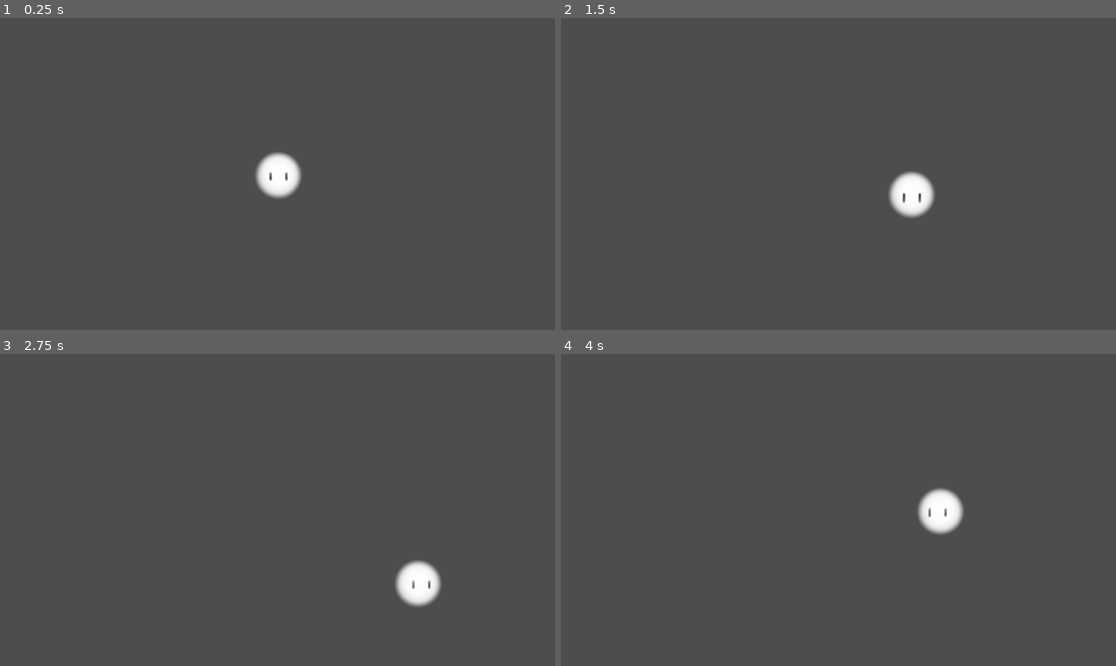
Above: before the commit, frames 1-4 (two rows, left to right).
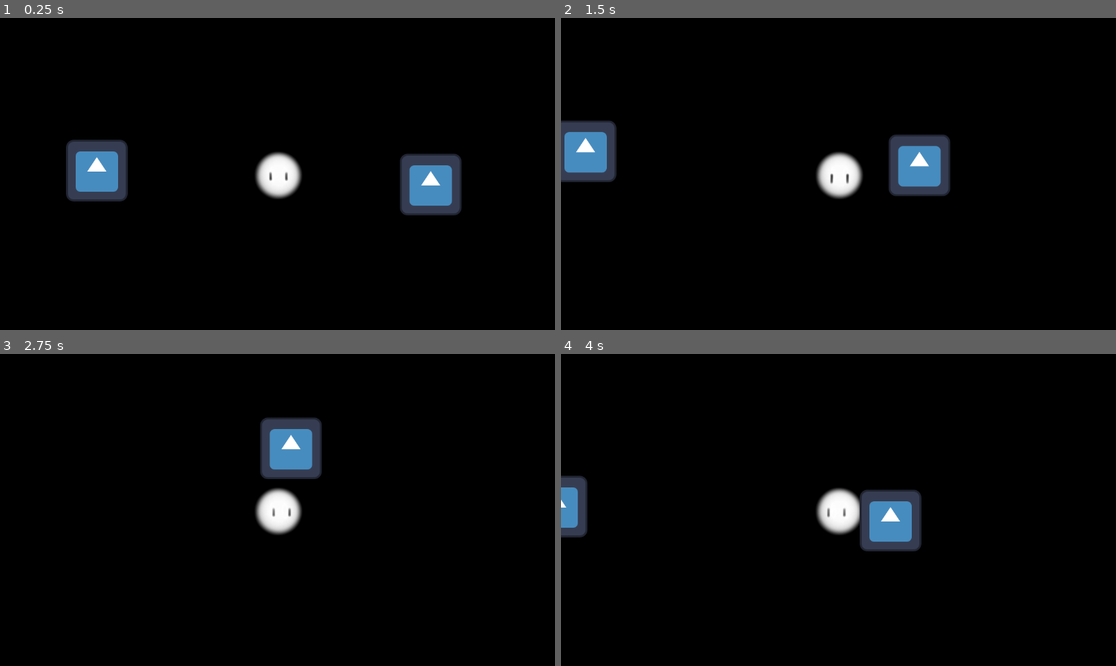
Above: after the commit, the same moments.

Repository: ldg030917/Gamejam
Game: Godot game, scene res://scenes/main.tscn
Same seed, same stepped clock (60 frames per second), same inputs: the game is played once before the commit and once after it. The engine's default icon, where the game draws it, is replaced by a stand-in: a white triangle on a blue panel in a dark square.
Inputs:
- Up to frame 1 (0.25 s): no input
- Up to frame 2 (1.5 s): tap Enter at 0.5 s; hold Right (Right) 0.53-1.28 s; hold Down (Down) from 1.28 s (still down)
- Up to frame 3 (2.75 s): release Down (Down) at 2.03 s; hold Right (Right) from 2.03 s (still down)
- Up to frame 4 (4 s): release Right (Right) at 2.78 s; hold Up (Up) 2.78-3.53 s; hold Left (Left) from 3.53 s (still down)

The runs differ from the first frame. In frame 1, 98% of the frame differs, in the area x 0-100%, y 0-100%; in frame 2, 98%; in frame 3, 99%; in frame 4, 99%.

Commit message:
background

Diff:
--- a/scenes/main.tscn
+++ b/scenes/main.tscn
@@ -1,10 +1,32 @@
-[gd_scene load_steps=2 format=3 uid="uid://b0x5gtyqhhtbp"]
+[gd_scene load_steps=3 format=3 uid="uid://b0x5gtyqhhtbp"]
 
 [ext_resource type="PackedScene" uid="uid://cgisqy21qob4p" path="res://scenes/player.tscn" id="1_o5qli"]
+[ext_resource type="Texture2D" uid="uid://bsrl5yqfigmul" path="res://icon.svg" id="2_0wfyh"]
 
 [node name="Node2D" type="Node2D"]
 
-[node name="Camera2D" type="Camera2D" parent="."]
+[node name="CanvasLayer" type="CanvasLayer" parent="."]
+layer = -1
 
-[node name="player" parent="Camera2D" instance=ExtResource("1_o5qli")]
+[node name="ColorRect" type="ColorRect" parent="CanvasLayer"]
+anchors_preset = 15
+anchor_right = 1.0
+anchor_bottom = 1.0
+grow_horizontal = 2
+grow_vertical = 2
+color = Color(0, 0, 0, 1)
+metadata/_edit_use_anchors_ = true
+
+[node name="player" parent="." instance=ExtResource("1_o5qli")]
 position = Vector2(2, 3)
+
+[node name="Camera2D" type="Camera2D" parent="player"]
+position = Vector2(-2, -3)
+
+[node name="Icon" type="Sprite2D" parent="."]
+position = Vector2(-375, -7)
+texture = ExtResource("2_0wfyh")
+
+[node name="Icon2" type="Sprite2D" parent="."]
+position = Vector2(318, 22)
+texture = ExtResource("2_0wfyh")
